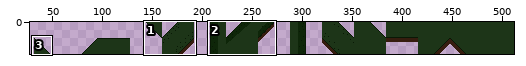
One commit to this sprite sheet: data/images/voxels/diamond.png. The picture above shows the old version from afar; the outline marks the close-up.
Close-up. As it was:
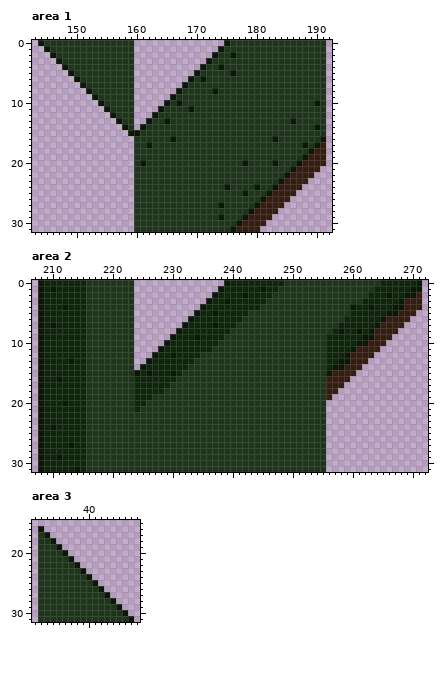
The file is 512x32 pixels. Colours within 5 levels of each other are drawn and written as one. Shown: area 1: x 143..192, y 0..31; area 2: x 207..272, y 0..31; area 3: x 31..48, y 15..31. The wide view leaves out empty margins. The commit also changed other parts of the picture, which this record leaves out.
The result:
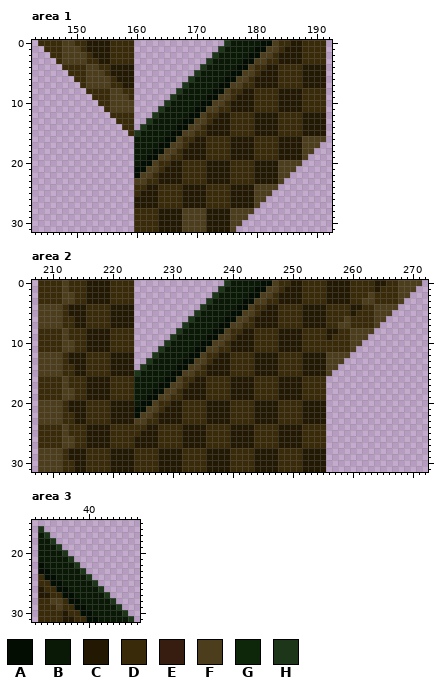
Palette (. is transparent): A #040d02  B #091906  C #231903  D #392b0a  E #361d0f  F #4c3d1c  G #0e2609  H #1d3518
The exact change:
Changed rows in their new state; - is an unchanged pixel.
Area 1:
first column x 144:
 0 DDDDFFDDCCCCDDDD---------------HBBBBBAAFDDCCDDDD
 1 -DDDFFFDCCCCDDDD--------------HBBBBBAAFFDCCCDDDD
 2 --DDFFFFDCCCDDDD-------------HBB-BBAAFFDCCCCDDDD
 3 ---DFFFFDDCCDDDD------------HBBBBBAAFFDDCCCCDDDD
 4 ----DDDDFFDDCCCC-----------HBB-BBAAFDDCCDDDDCCCC
 5 -----DDDFFFDCCCC----------HBBBBBAAFFDCCCDDDDCCCC
 6 ------DDFFFFDCCC---------HB-BBBAAFFDCCCCDDDDCCCC
 7 -------DFFFFDDCC--------HBBBBBAAFFDDCCCCDDDDCCCC
 8 --------DDDDFFDD-------HBBBBBAAFDDCCDDDDCCCCDDDD
 9 ---------DDDFFFD------HBBBBBAAFFDCCCDDDDCCCCDDDD
10 ----------DDFFFF-----HB-BBBAAFFDCCCCDDDDCCCCDDDD
11 -----------DFFFF----HBBBB-AAFFDDCCCCDDDDCCCCDDDD
12 ------------DDDD---HBBBBBAAFDDCCDDDDCCCCDDDDCCCC
13 -------------DDD--HBB-BBAAFFDCCCDDDDCCCCDDDDCCCC
14 --------------DD-HBBBBBAAFFDCCCCDDDDCCCCDDDDCCCC
15 ---------------DHBBBBBAAFFDDCCCCDDDDCCCCDDDDCCCC
16 ----------------BBBBBAAFDDCCDDDDCCCCDDDDCCCCFFFF
17 ----------------BB-BAAFFDCCCDDDDCCCCDDDDCCCCFFF.
18 ----------------BBBAAFFDCCCCDDDDCCCCDDDDCCCCFF..
19 ----------------BBAAFFDDCCCCDDDDCCCCDDDDCCCCF...
20 ----------------BAAFDDCCDDDDCCCCDDDDCCCCFFFF....
21 ----------------AAFFDCCCDDDDCCCCDDDDCCCCFFF....-
22 ----------------AFFDCCCCDDDDCCCCDDDDCCCCFF....--
23 ----------------FFDDCCCCDDDDCCCCDDDDCCCCF....---
24 ----------------DDCCDDDDCCCCDDDDCCCCFFFF....----
25 ----------------DCCCDDDDCCCCDDDDCCCCFFF....-----
26 ----------------CCCCDDDDCCCCDDDDCCCCFF....------
27 ----------------CCCCDDDDCCCCDDDDCCCCF....-------
28 ----------------DDDDCCCCFFFFCCCCFFFF....--------
29 ----------------DDDDCCCCFFFFCCCCFFF....---------
30 ----------------DDDDCCCCFFFFCCCCFF....----------
31 ----------------DDDDCCCCFFFFCCCCF....-----------
Area 2:
first column x 208:
 0 DDDDFDDDCCCCDDDD---------------HBBBBBAAFDDCCDDDDCCCCDDDDCCDDFFFF
 1 DDDDFDDDCCCCDDDD--------------HBBBBBAAFFDCCCDDDDCCCCDDDDCDDDFFF.
 2 DDDDFFDDCCCCDDDD-------------HBBBB-AAFFDCCCCDDDDCCCCDDDFDDDDFF..
 3 DDDDFFDDCCCCDDDD------------HBB-BBAAFFDDCCCCDDDDCCCCDDFFDDDDF...
 4 FFFFDCCCDDDDCCCC-----------HBBBBBAAFDDCCDDDDCCCCDDDDCCDDFFFF....
 5 FFFFDCCCDDDDCCCC----------HBB-BBAAFFDCCCDDDDCCCCDDDDCDDDFFF....-
 6 FFFFDDCCDDDDCCCC---------HBBBBBAAFFDCCCCDDDDCCCCDDDFDDDDFF....--
 7 FFFFDDCCDDDDCCCC--------HBBBB-AAFFDDCCCCDDDDCCCCDDFFDDDDF....---
 8 DDDDFDDDCCCCDDDD-------HBBBBBAAFDDCCDDDDCCCCDDDDCCDDFFFF....----
 9 DDDDFDDDCCCCDDDD------HBBB-BAAFFDCCCDDDDCCCCDDDDCDDDFFF....-----
10 DDDDFFDDCCCCDDDD-----HBBBBBAAFFDCCCCDDDDCCCCDDDDDDDDFF....------
11 DDDDFFDDCCCCDDDD----HBBBBBAAFFDDCCCCDDDDCCCCDDDDDDDDF....-------
12 FFFFDCCCDDDDCCCC---HBB-BBAAFDDCCDDDDCCCCDDDDCCCCFFFF....--------
13 FFFFDCCCDDDDCCCC--HBBBBBAAFFDCCCDDDDCCCCDDDDCCCCFFF....---------
14 FFFFDDCCDDDDCCCC-HBBBBBAAFFDCCCCDDDDCCCCDDDDCCCCFF....----------
15 FFFFDDCCDDDDCCCCHB-BBBAAFFDDCCCCDDDDCCCCDDDDCCCCF....-----------
16 DDDDFDDDCCCCDDDDBBBBBAAFDDCCDDDDCCCCDDDDCCCCDDDD....------------
17 DDDDFDDDCCCCDDDDBBBBAAFFDCCCDDDDCCCCDDDDCCCCDDDD...-------------
18 DDDDFFDDCCCCDDDDBBBAAFFDCCCCDDDDCCCCDDDDCCCCDDDD..--------------
19 DDDDFFDDCCCCDDDDBBAAFFDDCCCCDDDDCCCCDDDDCCCCDDDD.---------------
20 FFFFDCCCDDDDCCCCBAAFDDCCDDDDCCCCDDDDCCCCDDDDCCCC----------------
21 FFFFDCCCDDDDCCCCAAFFDCCCDDDDCCCCDDDDCCCCDDDDCCCC----------------
22 FFFFDDCCDDDDCCCCAFFDCCCCDDDDCCCCDDDDCCCCDDDDCCCC----------------
23 FFFFDDCCDDDDCCCCFFDDCCCCDDDDCCCCDDDDCCCCDDDDCCCC----------------
24 DDDDFDDDCCCCDDDDDDCCDDDDCCCCDDDDCCCCDDDDCCCCDDDD----------------
25 DDDDFDDDCCCCDDDDDCCCDDDDCCCCDDDDCCCCDDDDCCCCDDDD----------------
26 DDDDFFDDCCCCDDDDCCCCDDDDCCCCDDDDCCCCDDDDCCCCDDDD----------------
27 DDDDFFDDCCCCDDDDCCCCDDDDCCCCDDDDCCCCDDDDCCCCDDDD----------------
28 FFFFDCCCDDDDCCCCDDDDCCCCDDDDCCCCDDDDCCCCDDDDCCCC----------------
29 FFFFDCCCDDDDCCCCDDDDCCCCDDDDCCCCDDDDCCCCDDDDCCCC----------------
30 FFFFDDCCDDDDCCCCDDDDCCCCDDDDCCCCDDDDCCCCDDDDCCCC----------------
31 FFFFDDCCDDDDCCCCDDDDCCCCDDDDCCCCDDDDCCCCDDDDCCCC----------------
Area 3:
first column x 32:
16 H---------------
17 BH--------------
18 BBH-------------
19 BBBH------------
20 BBBBH-----------
21 BBBBBH----------
22 ABBBBBH---------
23 AABBBBBH--------
24 DAABBBBBH-------
25 DDAABBBBBH------
26 CDDAABBBBBH-----
27 CCDDAABBBBBH----
28 DDFFDAABBBBBH---
29 DDDFDDAABBBBBH--
30 DDDDCDDAABBBBBH-
31 DDDDCCDDAABBBBBH
Where, in picture pixels (left, top, right, bottom), the same in both close-ups:
changed: (38, 40, 326, 232)
changed: (38, 280, 422, 472)
changed: (38, 526, 134, 622)
